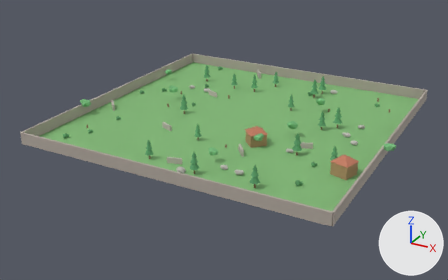
One commit to the Blender file asset/test/map.blend: the scene before it, then after it.
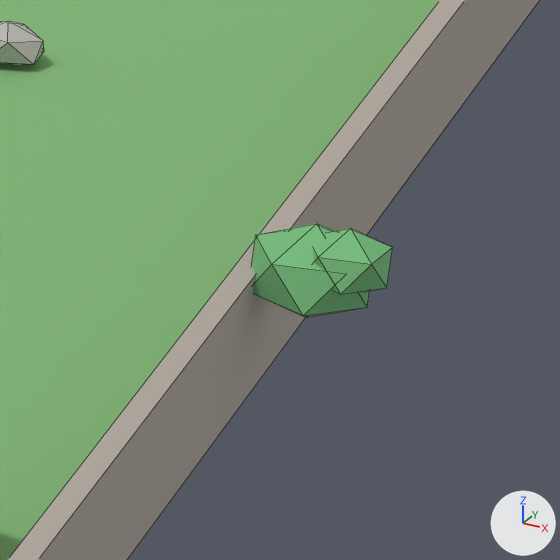
The first picture shows the older version from a 50 mm camera at (71.0, -138.9, 62.4) aimed at (-2.4, -5.3, -4.4). The close-ups show the older and then the newer version on the part from 81% to 92% of the width and 44% to 62% of the height of that picture. Only the edits that show in the close-ups are written down. Every picture has the same lights, and +X, +Y and +Z are marked at lower right. The close-ups show mesh edges as thin lines.

The first close-up shows 'Ground', 'Rock.002', 'TreeB_Crown.006', 'TreeB_Crown.007', 'Wall_E'.
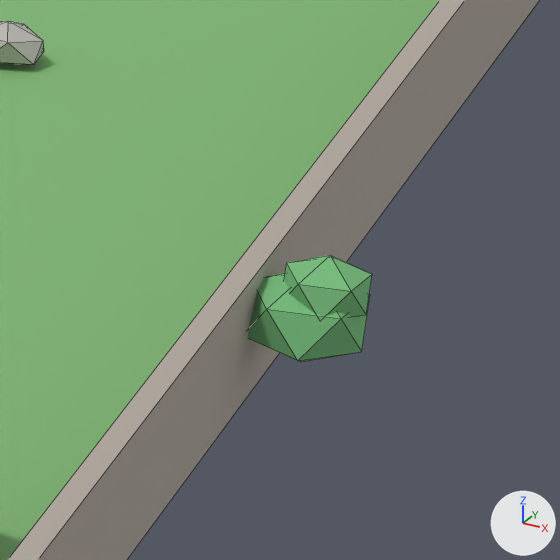
The change in detail:
me_icosphere_006 is used by ob_treeb_crown_006; location (0.0, 0.0, 0.0); rotation (0.0, 0.0, 5.514), in degrees (0, 0, 316).
me_icosphere_006 had 12 vertices, 20 faces and spanned x 32.22..34.77, y 23.47..25.89, z 1.98..4.12.
me_icosphere_006 now has 12 vertices, 20 faces and spans x 32.22..34.77, y 23.47..25.89, z 0.97..3.1.
me_icosphere_006 part 1: the whole mesh is moved by (0.0, 0.0, -1.02).
me_icosphere_007 is used by ob_treeb_crown_007; location (0.0, 0.0, 0.0); rotation (0.0, 0.0, 5.514), in degrees (0, 0, 316).
me_icosphere_007 had 12 vertices, 20 faces and spanned x 33.2..35.02, y 24.22..25.95, z 2.69..4.22.
me_icosphere_007 now has 12 vertices, 20 faces and spans x 32.89..34.71, y 24.02..25.75, z 1.98..3.51.
me_icosphere_007 part 2: the whole mesh is moved by (-0.3, -0.2, -0.71).

Pixel boxes (x1, y1, x2, y2) of what changed, in the close-ups (560 x 560 px):
'TreeB_Crown.006', moved: before (251, 224, 370, 317); after (248, 273, 370, 362)
'TreeB_Crown.007', moved: before (313, 228, 393, 295); after (284, 255, 372, 317)
